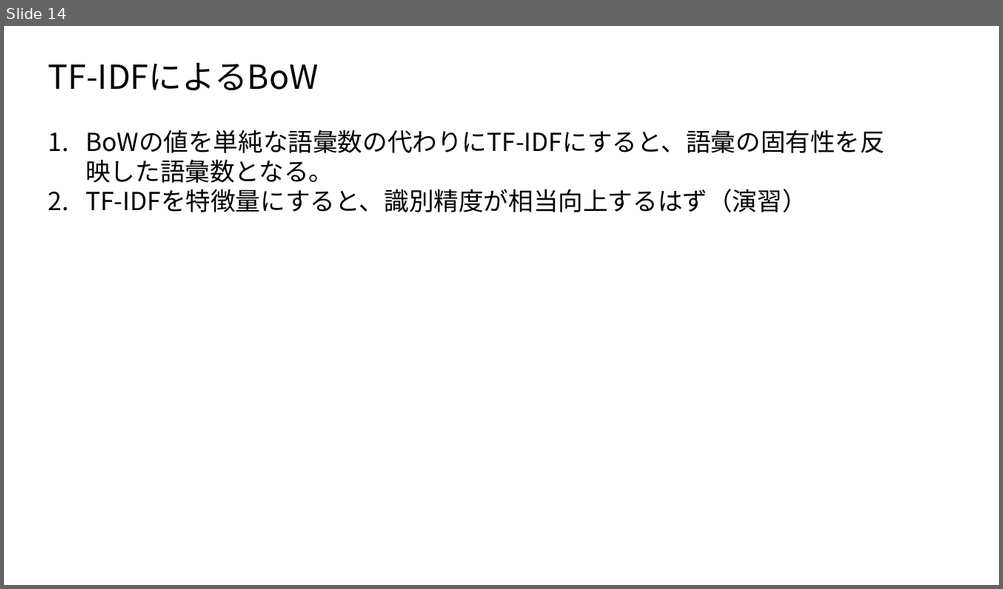
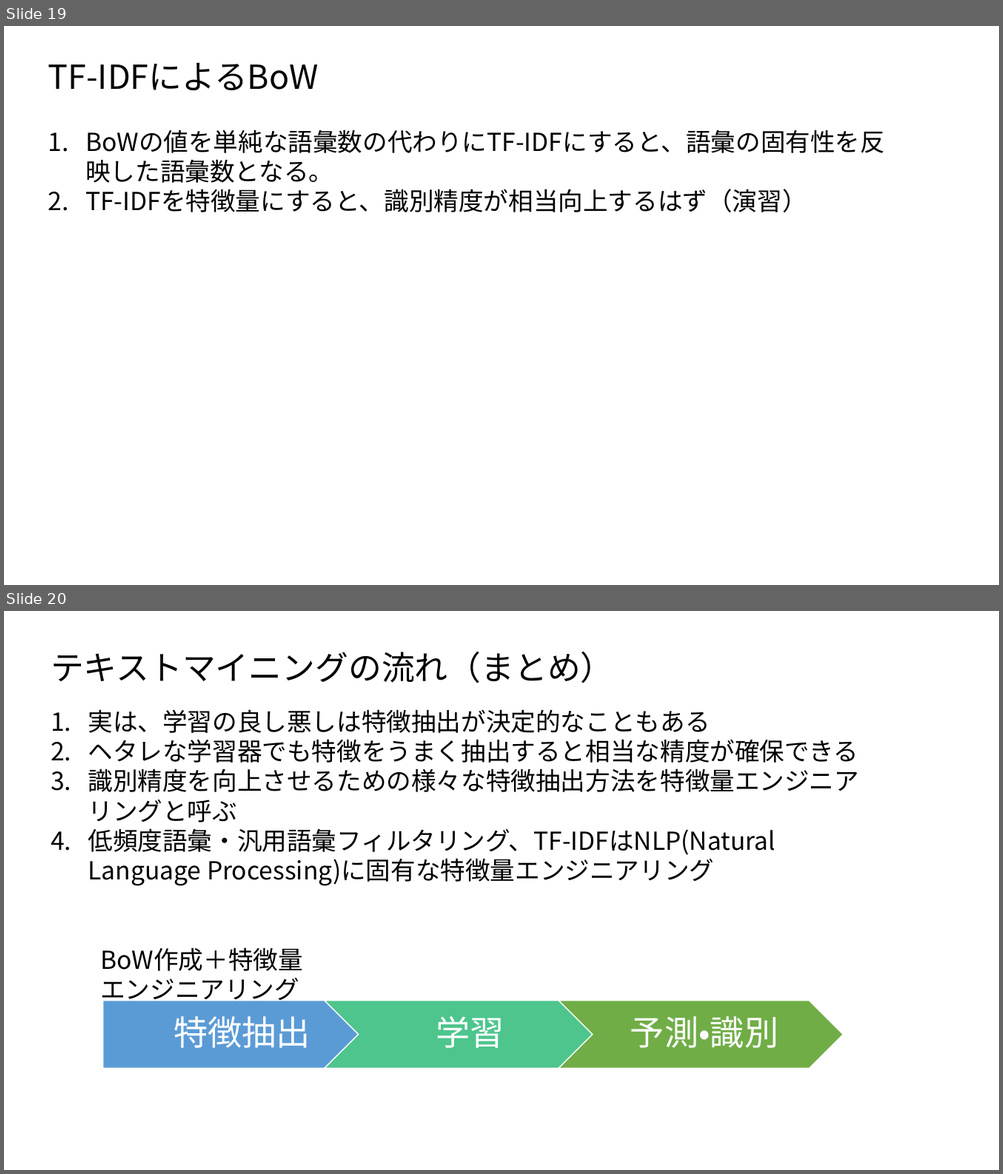
Before and after one commit to ueharaLab/NLP_4-Classifier, a slide deck: NLP_4 Classifier.pptx. Shown one above the other, each under a label of ours: slide 14 before the commit, slides 19 and 20 after it. The pictures are 1003x589 and 1003x1174 pixels, drawn with LibreOffice and Linux fonts; fonts in the diff are those of the drawing. Boxes give left, top, right and bottom in pixels: in the first picture for what was removed or moved away, otherwise in the second. Text is boxed around its words. In the diff, an @@ line names an element or a change of style, - is before the commit and + after.

```diff
--- a/NLP_4 Classifier.pptx
+++ b/NLP_4 Classifier.pptx
@@ slide 20 added at [4,611,999,1170], background #FFFFFF @@
@@ text added at [51,651,614,683], 32 pt, text #000000 @@
+テキストマイニングの流れ（まとめ）
@@ text added at [88,709,859,886], 24 pt, text #000000 @@
+1. 実は、学習の良し悪しは特徴抽出が決定的なこともある
+2. ヘタレな学習器でも特徴をうまく抽出すると相当な精度が確保できる
+3. 識別精度を向上させるための様々な特徴抽出方法を特徴量エンジニアリングと呼ぶ
+4. 低頻度語彙・汎用語彙フィルタリング、TF-IDFはNLP(Natural Language Processing)に固有な特徴量エンジニアリング
@@ text added at [100,948,303,1006], 24 pt, text #000000 @@
+BoW作成＋特徴量エンジニアリング
@@ group added at [103,1001,842,1069]: 3 texts, 2 chevrons, 1 pentagon arrow @@
+特徴抽出
+学習
+予測・識別
@@ what was slide 14 is now slide 19 @@
```
Also in this commit, not shown: 3 slides changed, 1 other file.
